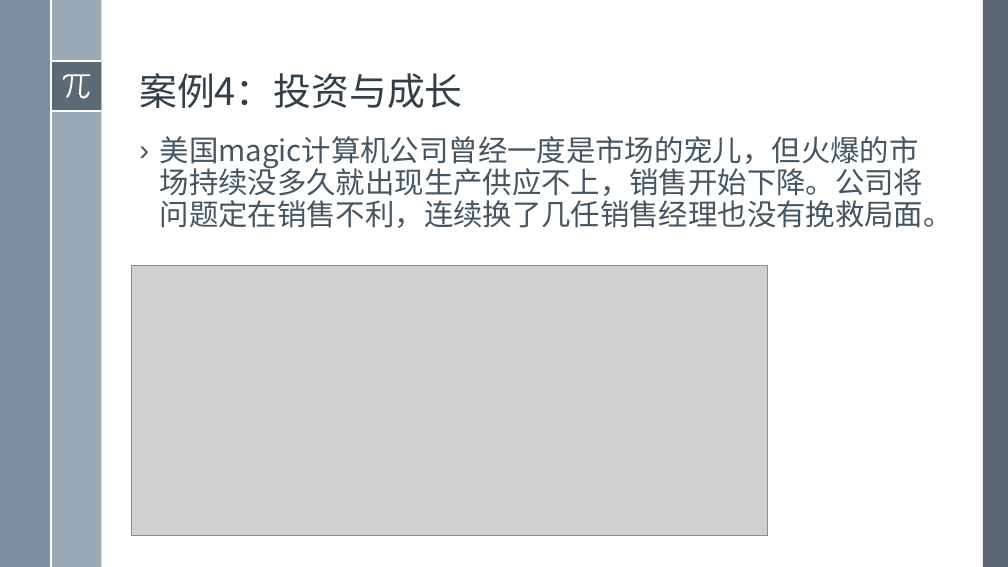
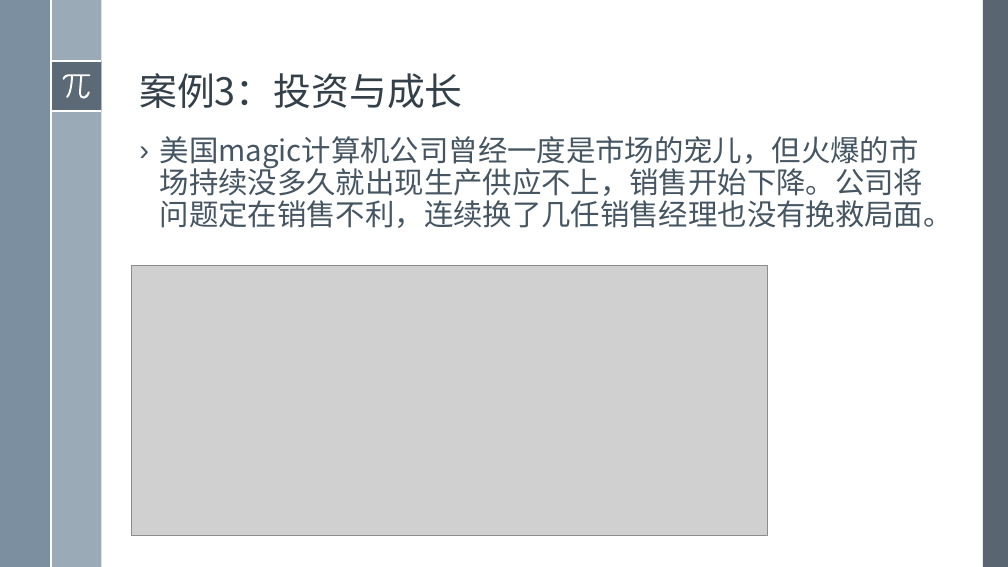
Before and after one commit to exoplanetX/SystemDynamics, a slide deck: slide 14 of 2019系统仿真-14-二阶系统并联.pptx. Drawn at 1008x567 pixels with LibreOffice and Linux fonts; fonts in the diff are those of the drawing; grey boxes stand for pictures. Boxes give left, top, right and bottom in pixels: in the first picture for what was removed or moved away, otherwise in the second. Text is boxed around its words. In the diff, an @@ line names an element or a change of style, - is before the commit and + after.

```diff
--- a/2019系统仿真-14-二阶系统并联.pptx
+++ b/2019系统仿真-14-二阶系统并联.pptx
@@ title at [139,73,462,108]: text changed @@
-案例4：投资与成长
+案例3：投资与成长
```
Also in this commit, not shown: 1 other slide changed, 36 other files.
